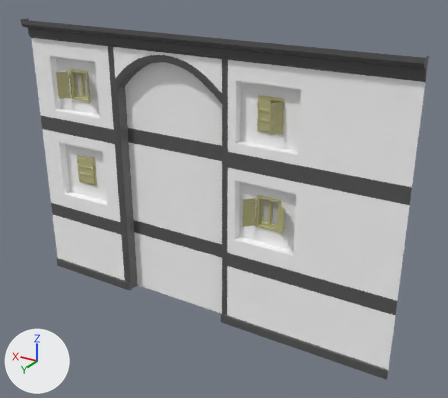
Two versions of the FBX model Assets/Art_Assets/ModularBuildings/SecondBuildingFacade/SM_TakeawayBuilding.fbx, one commit apart.
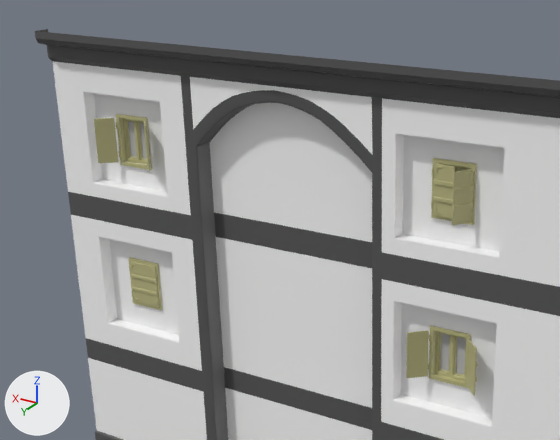
Old and new are each drawn whole from a camera (50 mm lens) standing at (-10.28, 14.04, 12.47) and looking at (-0.82, -1.74, 4.58) and again close up on the part from 0% to 75% of the width and 0% to 66% of the height. The axes (+X, +Y, +Z) are drawn at lower left. The lights are the same throughout. Where no turn or scale is listed for an object, it has been applied to the vertices.

The older version as bpy lines, for what is in view:
```python
me_mesh = bpy.data.meshes.new('Mesh')
me_mesh.from_pydata(...)  # 2379 vertices, 4246 faces; spans x -13.5..0.02, y -0.41..0.35, z 0.0..9.61
# faces by material slot: [3682, 12, 216, 336]
me_mesh.materials.append(mat_m_takeawaybuilding)  # beige #bcb885
me_mesh.materials.append(mat_m_glass)  # grey #bcbcbc
me_mesh.materials.append(mat_m_bricks)  # its picture is missing
me_mesh.materials.append(mat_m_buildingtrim)  # dark grey #565656
ob_sm_takeawaybuilding = bpy.data.objects.new('SM_TakeawayBuilding', me_mesh)
ob_sm_takeawaybuilding.location = (6.76, -1.4, 0.15)
```
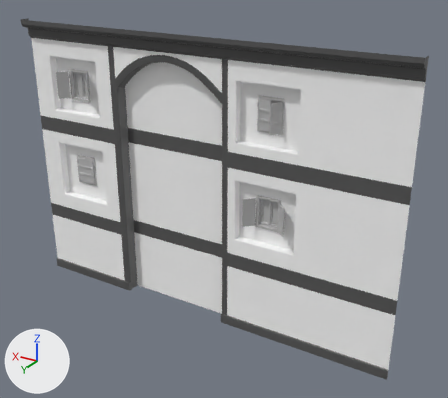
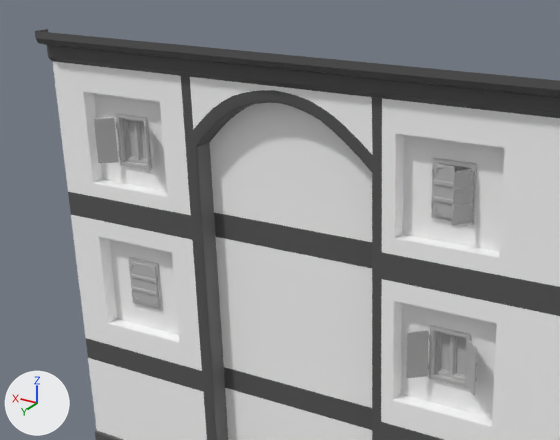
Pixel boxes (x1, y1, x2, y2) of what changed, in the close-ups (560 x 440 px):
```json
{"part": 1, "of": "me_mesh", "change": "recoloured", "before": [94, 114, 478, 395], "after": [94, 114, 478, 395]}
```

Scene script edits in JSON lines:
```json
{"op": "add", "block": "mat_default_material", "code": ["mat_default_material = principled_material('Default_Material')", "mat_default_material.base_color = (0.5, 0.5, 0.5)  # grey #bcbcbc"]}
{"block": "me_mesh", "where": "me_mesh.from_pydata(...)  # 2379 vertices, 4246 faces; spans x -13.5..0.02, y -0.41..0.35, z 0.0..9.61"}
{"block": "me_mesh", "where": "# used by ob_sm_takeawaybuilding; location = (6.76, -1.4, 0.15)"}
{"block": "me_mesh", "change": "me_mesh part 1: all 3682 faces that had it switch from mat_m_takeawaybuilding (beige #bcb885) to mat_default_material (grey #bcbcbc)"}
```
